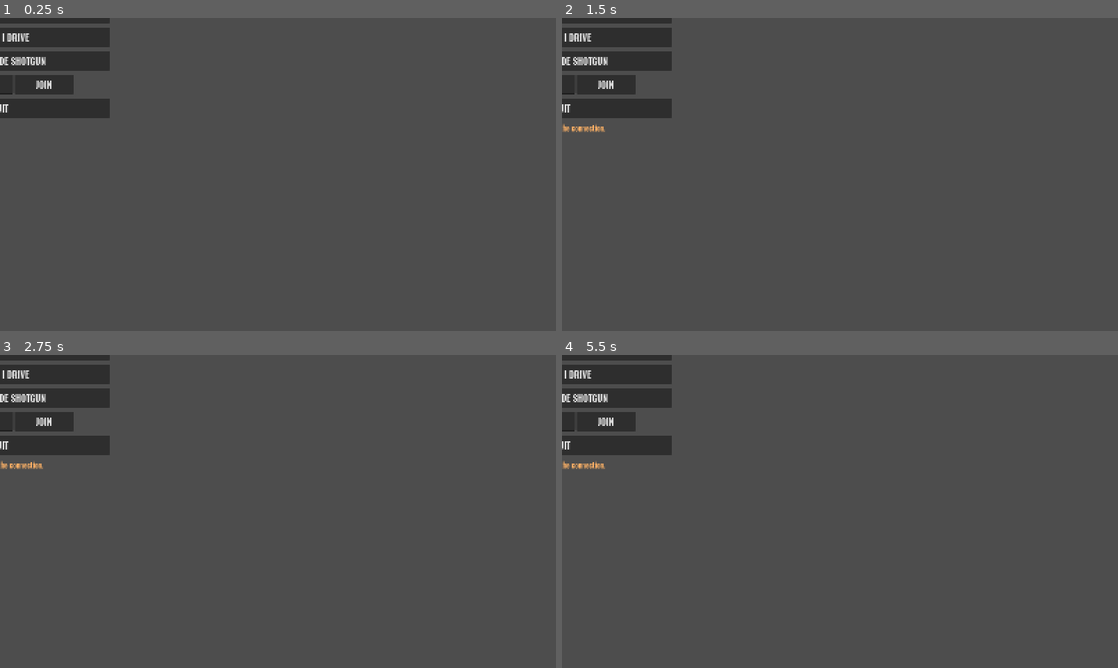
Above: before the commit, frames 1-4 (two rows, left to right).
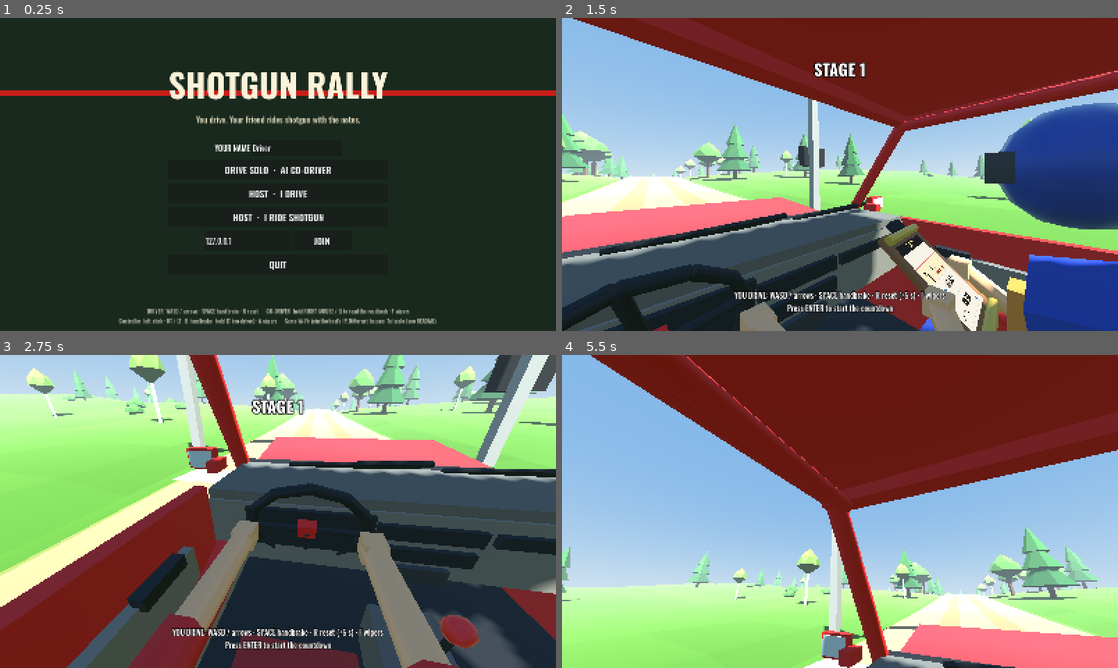
Above: after the commit, the same moments.

Repository: pbelfand-dot/Stock-multiplay-game
Game: Godot game, scene res://scenes/main.tscn
The game is run twice, just before and just after one commit, with the same random seed, the same clock (stepped at 60 frames per second) and the same inputs.
Inputs (mouse positions are in pixels of both pictures, inside the frame that each line leads up to):
- Up to frame 1 (0.25 s): no input
- Up to frame 2 (1.5 s): click "JOIN" (after the commit: "DRIVE SOLO · AI CO-DRIVER") at 0.5 s; move the mouse to (962, 158) at 1.27 s; hold D (steer_right) from 1.28 s (still down); hold Q (read_notes) from 1.28 s (still down); click (962, 158) at 1.42 s
- Up to frame 3 (2.75 s): release D (steer_right) at 2 s; release Q (read_notes) at 2 s; drag from (166, 527) to (250, 574) at 2.02 s
- Up to frame 4 (5.5 s): move the mouse to (895, 442) at 2.77 s; hold D (steer_right) 2.78-3.5 s; tap F (wipers) at 2.85 s; drag from (812, 574) to (673, 464) at 3.52 s; move the mouse to (1006, 558) at 4.27 s; hold A (steer_left) 4.28-5 s; tap Keypad Enter at 4.35 s; drag from (673, 464) to (756, 433) at 5.02 s

The runs differ from the first frame. In frame 1, 95% of the frame differs, in the area x 0-100%, y 0-100%; in frame 2, 91%; in frame 3, 84%; in frame 4, 100%.

Commit message:
Menu fills the screen (it was squashed into the top-left corner)
set_anchors_preset keeps a Control's current (zero) size;
set_anchors_and_offsets_preset applies the full-rect layout. The menu
also lives on its own CanvasLayer now.

Co-Authored-By: Claude Opus 5.5 <noreply@anthropic.com>
Claude-Session: https://claude.ai/code/session_01NXYqac7qKp55iHA8gZ85EC

Diff:
--- a/scripts/main.gd
+++ b/scripts/main.gd
@@ -39,8 +39,12 @@
 
 func show_menu(msg := "") -> void:
 	Input.mouse_mode = Input.MOUSE_MODE_VISIBLE
+	# on a CanvasLayer: a Control under a plain Node has no screen to fill
+	var layer := CanvasLayer.new()
+	layer.name = "MenuLayer"
+	add_child(layer)
 	menu = Menu.new()
-	add_child(menu)
+	layer.add_child(menu)
 	menu.status(msg)
 	menu.solo.connect(func(): start_solo(randi() % 100000))
 	menu.host.connect(host_game)
@@ -96,7 +100,7 @@
 	seed_value = s
 	stage_no = n
 	if menu:
-		menu.queue_free()
+		menu.get_parent().queue_free()
 		menu = null
 	if game:
 		remove_child(game)
--- a/scripts/ui/main_menu.gd
+++ b/scripts/ui/main_menu.gd
@@ -12,16 +12,16 @@
 
 
 func _ready() -> void:
-	set_anchors_preset(Control.PRESET_FULL_RECT)
+	set_anchors_and_offsets_preset(Control.PRESET_FULL_RECT)   # (plain set_anchors_preset keeps the old, zero size)
 	var bold: Font = load("res://assets/fonts/Oswald-Bold.woff2")
 	var med: Font = load("res://assets/fonts/Oswald-Medium.woff2")
 	var bg := ColorRect.new()
 	bg.color = Color(0.1, 0.16, 0.12)
-	bg.set_anchors_preset(Control.PRESET_FULL_RECT)
+	bg.set_anchors_and_offsets_preset(Control.PRESET_FULL_RECT)
 	add_child(bg)
 	var stripe := ColorRect.new()                      # a rally stripe across the screen
 	stripe.color = Color(0.78, 0.12, 0.1)
-	stripe.set_anchors_preset(Control.PRESET_TOP_WIDE)
+	stripe.set_anchors_and_offsets_preset(Control.PRESET_TOP_WIDE)
 	stripe.offset_top = 210
 	stripe.offset_bottom = 226
 	add_child(stripe)
